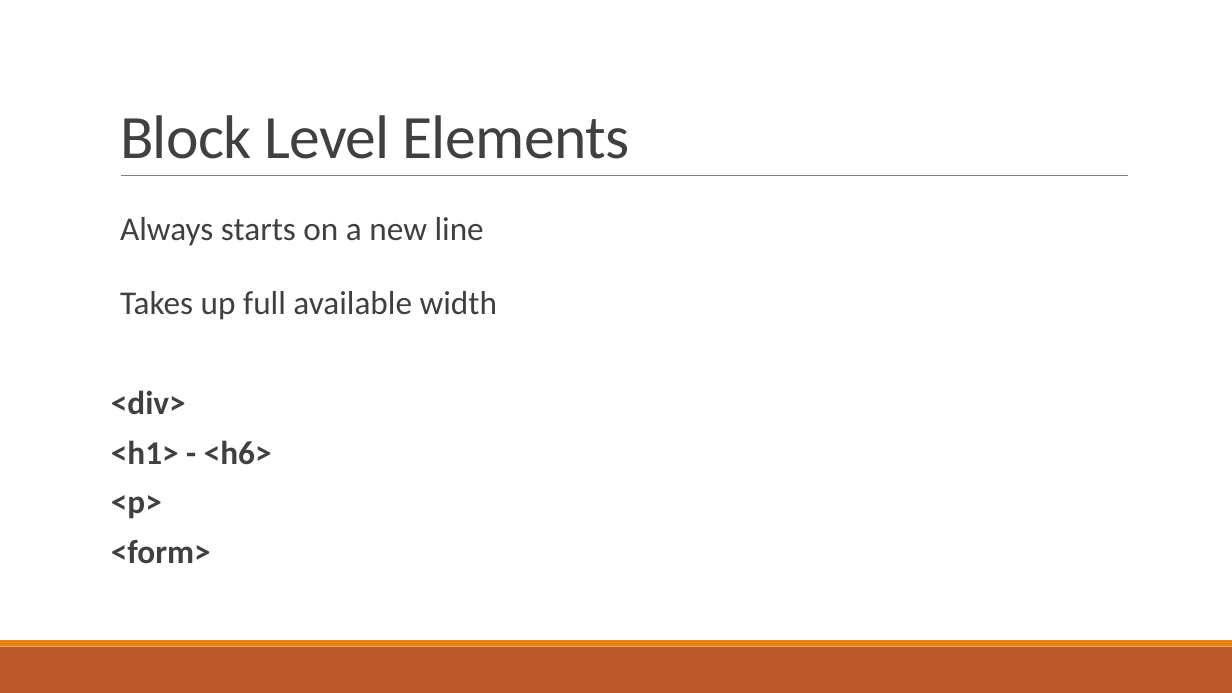
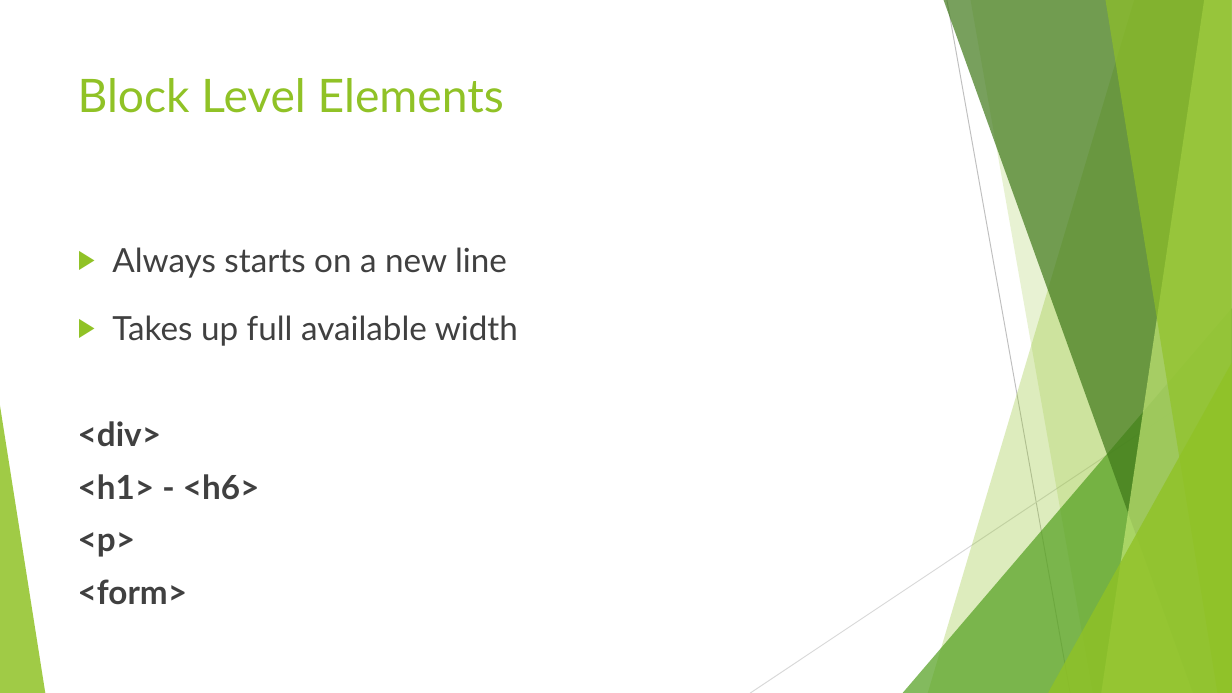
Before and after one commit to adithya72/UIDevelopment, a slide deck: slide 10 of UI Development/HTML/Class 1/Class PPT.pptx. Drawn at 1232x693 pixels with LibreOffice and Linux fonts; fonts in the diff are those of the drawing. Boxes give left, top, right and bottom in pixels: in the first picture for what was removed or moved away, otherwise in the second. Text is boxed around its words. In the diff, an @@ line names an element or a change of style, - is before the commit and + after.

```diff
--- a/UI Development/HTML/Class 1/Class PPT.pptx
+++ b/UI Development/HTML/Class 1/Class PPT.pptx
@@ title "Block Level Elements": place and size @@
-title "Block Level Elements" at <box>120,115,630,159</box>
+title "Block Level Elements" at <box>78,78,504,113</box>
@@ title "Block Level Elements" at <box>78,78,504,113</box>: size 48 to 36 pt, font Calibri to Lato, text colour #404040 to #90C226, letter spacing -0.5 to 0 pt; line spacing 0.85 to 1; vertical alignment bottom to top @@
@@ line removed from (121, 176) to (1128, 176) @@
@@ text "Always starts on a new ...": place and size @@
-text "Always starts on a new ..." at <box>111,217,497,563</box>
+text "Always starts on a new ..." at <box>78,247,518,605</box>
@@ text "Always starts on a new ..." at <box>78,247,518,605</box>: font Calibri to Lato; bullet   to ▶; less space between paragraphs; bullet colour #E48312 to #90C226; line spacing 0.8 to 1 @@
@@ group added at <box>0,0,1232,693</box>: 5 freeform shapes, 3 triangles, 2 lines @@
@@ rectangle removed at <box>0,647,1232,693</box> @@
@@ rectangle removed at <box>0,640,1232,647</box> @@
```
Also in this commit, not shown: 12 other slides changed.
